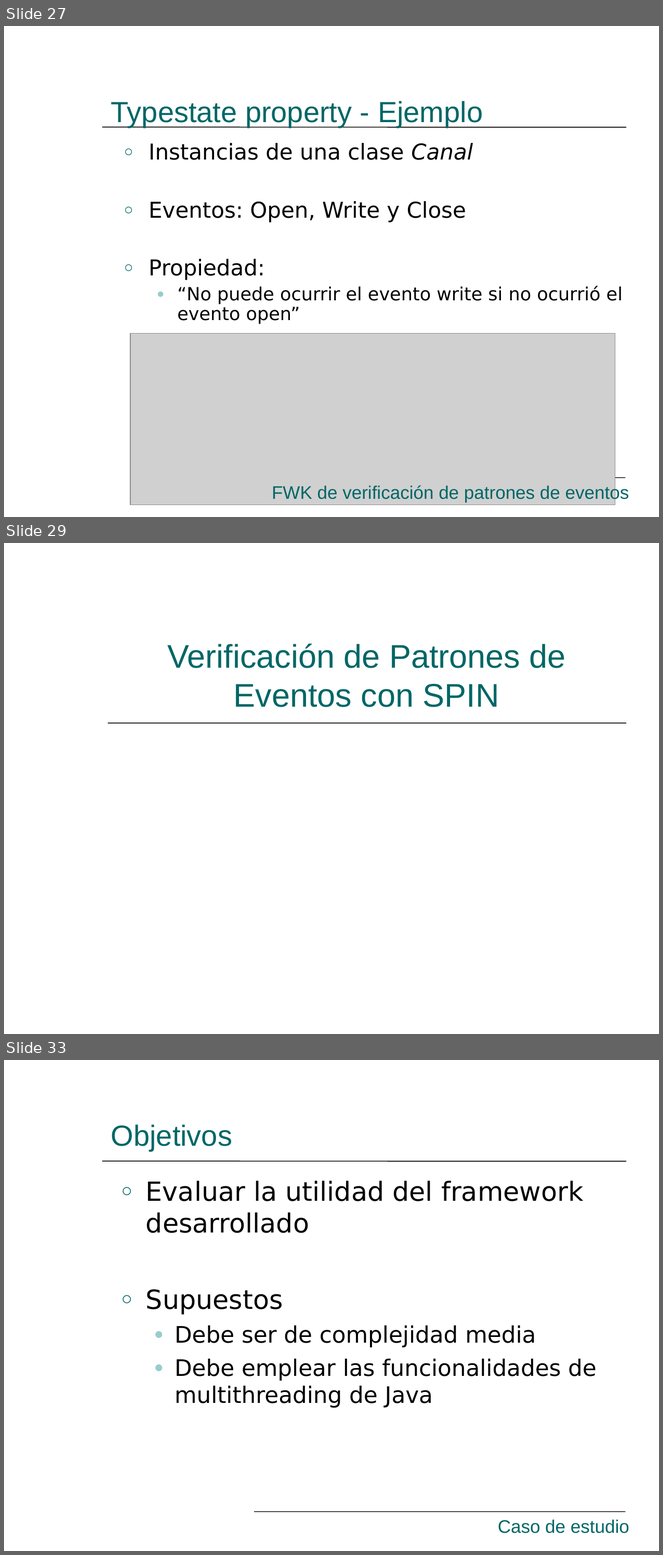
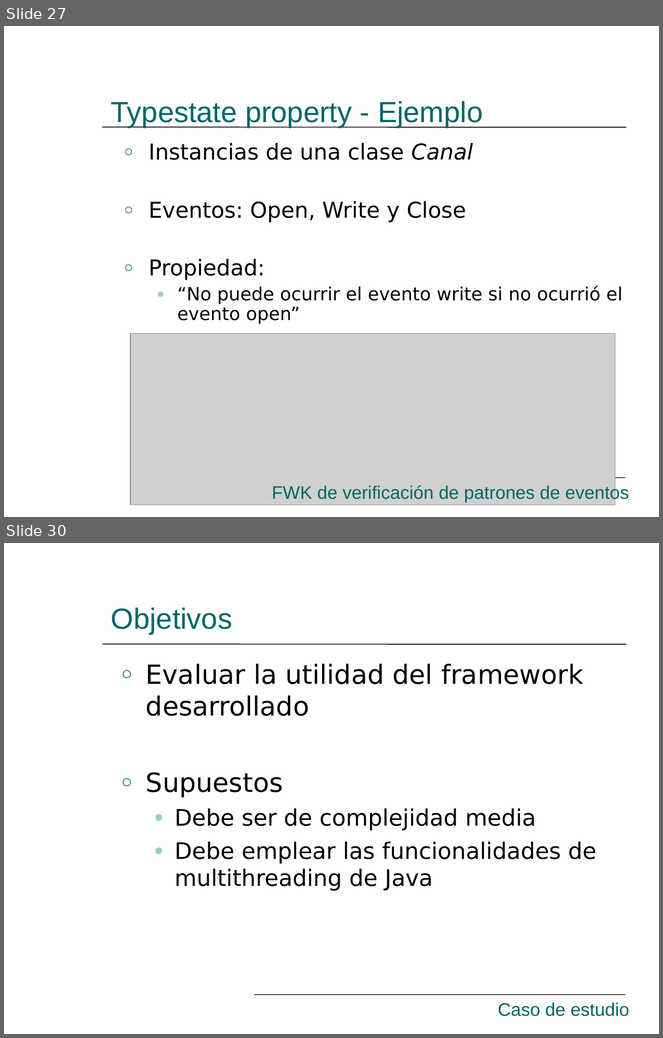
Before and after one commit to hugomelendez/tesis-jpf-2006, a slide deck: tesis-doc/Presentación.ppt. Shown one above the other, each under a label of ours: slides 27, 29 and 33 before the commit, slides 27 and 30 after it; the slides between them are not shown. The pictures are 663x1555 and 663x1038 pixels, drawn with LibreOffice and Linux fonts; fonts in the diff are those of the drawing; grey boxes stand for pictures. Boxes give left, top, right and bottom in pixels: in the first picture for what was removed or moved away, otherwise in the second. Text is boxed around its words. In the diff, an @@ line names an element or a change of style, - is before the commit and + after.

```diff
--- a/tesis-doc/Presentación.ppt
+++ b/tesis-doc/Presentación.ppt
@@ slide 29 removed at [4,543,659,1034], background #FFFFFF @@
@@ freeform shape removed at [4,565,63,854] @@
@@ freeform shape removed at [4,641,86,903] @@
@@ title removed at [167,643,566,707] @@
-Verificación de Patrones de Eventos con SPIN
@@ line removed from (107, 723) to (626, 723) @@
@@ what was slide 33 is now slide 30 @@
```
Also in this commit, not shown: 5 slides changed, 2 other slides removed, 1 other file.
